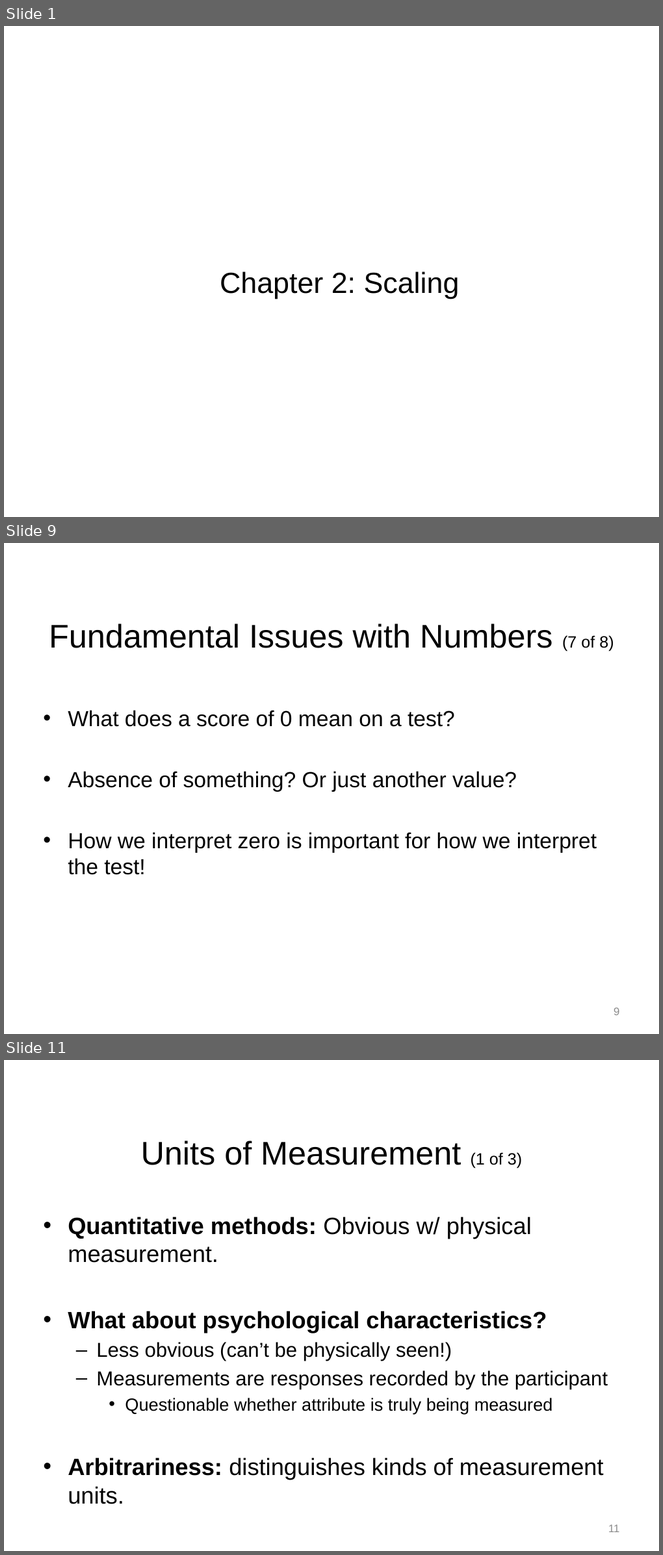
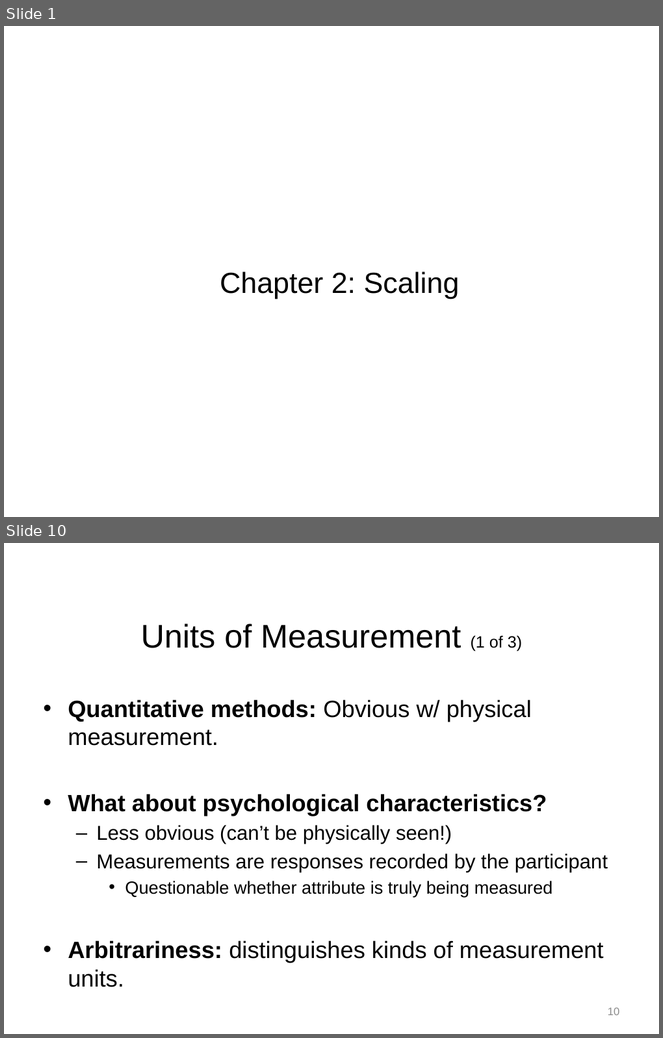
Before and after one commit to npm27/Teaching-Materials, a slide deck: Tests and Eval/Slides/2 Chapter 2.pptx. Shown one above the other, each under a label of ours: slides 1, 9 and 11 before the commit, slides 1 and 10 after it; the slides between them are not shown. The pictures are 663x1555 and 663x1038 pixels, drawn with LibreOffice and Linux fonts; fonts in the diff are those of the drawing. Boxes give left, top, right and bottom in pixels: in the first picture for what was removed or moved away, otherwise in the second. Text is boxed around its words. In the diff, an @@ line names an element or a change of style, - is before the commit and + after.

```diff
--- a/Tests and Eval/Slides/2 Chapter 2.pptx
+++ b/Tests and Eval/Slides/2 Chapter 2.pptx
@@ slide 9 removed at [4, 543, 659, 1034], background #FFFFFF @@
@@ title removed at [49, 624, 614, 652] @@
-Fundamental Issues with Numbers (7 of 8)
@@ text removed at [68, 710, 597, 875] @@
-• What does a score of 0 mean on a test?
-• Absence of something? Or just another value?
-• How we interpret zero is important for how we interpret the test!
@@ page number removed at [614, 1008, 620, 1016] @@
-9
@@ what was slide 11 is now slide 10 @@
@@ page number at [608, 1008, 620, 1016]: text changed @@
-11
+10
```
Also in this commit, not shown: 8 slides changed, 1 other file.
